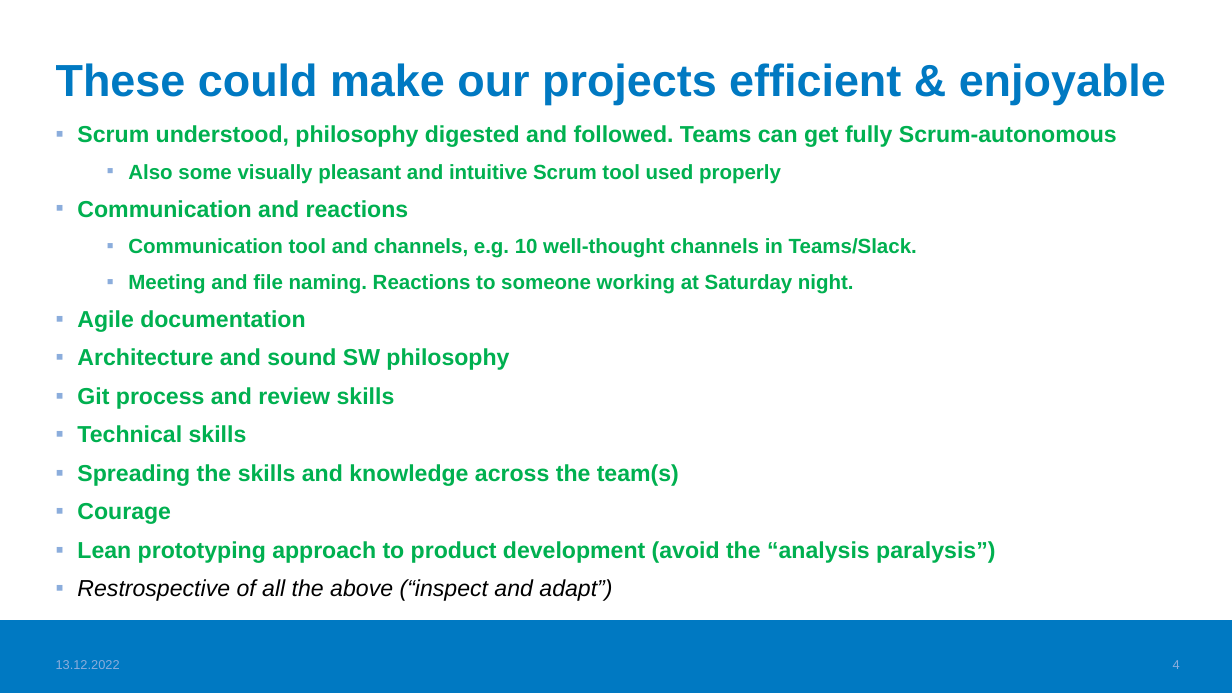
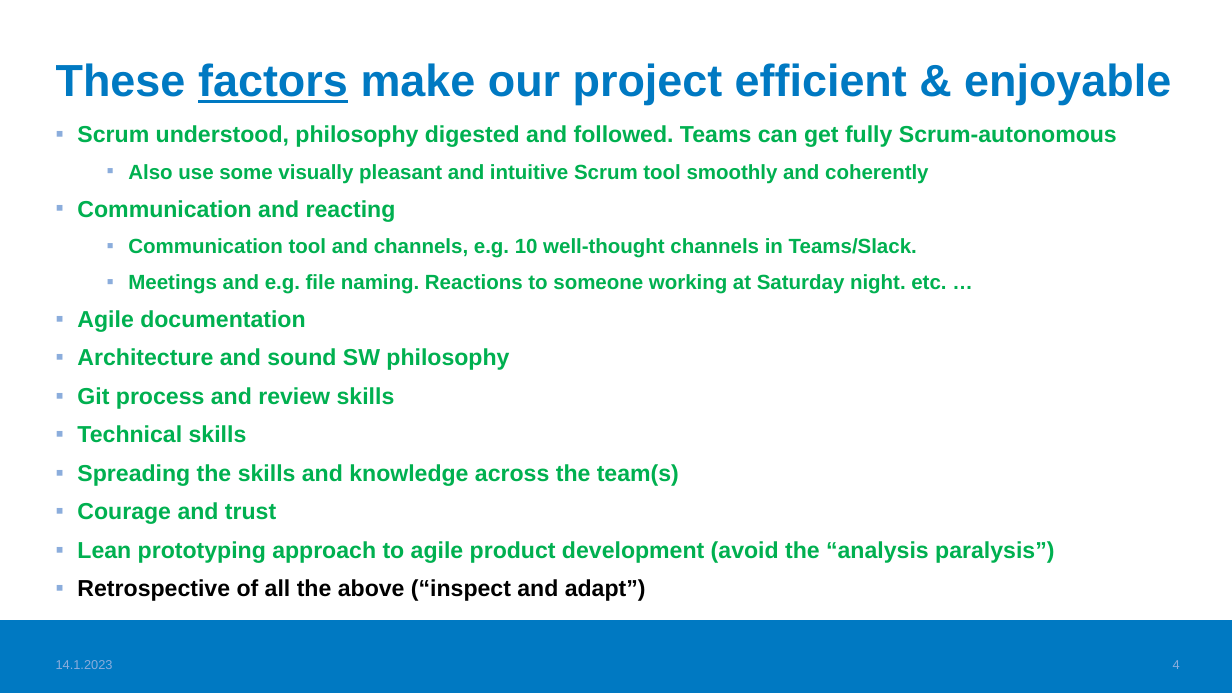
Before and after one commit to haagahelia/ohke-teknologiat, a slide deck: slide 4 of 06_ohjelmistoarkkitehtuurit_ja_patternit/SoftwareProjects_LessonsLearned.pptx. Drawn at 1232x693 pixels with LibreOffice and Linux fonts; fonts in the diff are those of the drawing; background and template pictures are left out. Boxes give left, top, right and bottom in pixels: in the first picture for what was removed or moved away, otherwise in the second. Text is boxed around its words. In the diff, an @@ line names an element or a change of style, - is before the commit and + after.

Commit message:
Project lessons learned edited for explanations etc.

```diff
--- a/06_ohjelmistoarkkitehtuurit_ja_patternit/SoftwareProjects_LessonsLearned.pptx
+++ b/06_ohjelmistoarkkitehtuurit_ja_patternit/SoftwareProjects_LessonsLearned.pptx
@@ title at (56,63,1171,105): text changed @@
-These could make our projects efficient & enjoyable
+These factors make our project efficient & enjoyable
@@ text at (77,164,929,222): text changed @@
-  ▪ Also some visually pleasant and intuitive Scrum tool used properly
-▪ Communication and reactions
+  ▪ Also use some visually pleasant and intuitive Scrum tool smoothly and coherently
+▪ Communication and reacting
@@ text at (128,274,946,294): text changed @@
-  ▪ Meeting and file naming. Reactions to someone working at Saturday night.
+  ▪ Meetings and e.g. file naming. Reactions to someone working at Saturday night. etc. …
@@ text at (77,502,1054,601): text changed @@
-▪ Courage
-▪ Lean prototyping approach to product development (avoid the “analysis paralysis”)
-▪ Restrospective of all the above (“inspect and adapt”)
+▪ Courage and trust
+▪ Lean prototyping approach to agile product development (avoid the “analysis paralysis”)
+▪ Retrospective of all the above (“inspect and adapt”)
@@ text at (56,660,113,669): text changed @@
-13.12.2022
+14.1.2023
```
Also in this commit, not shown: 8 other slides changed, 1 other file.
